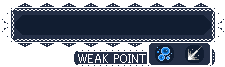
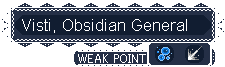
Layered file, before and after one edit (w=225, h=67). Changes by layer:
renamed "Pasted Layer" to "Visti, Obsidian General", showed it, moved it above "BG", painted on it over (22, 19, 187, 33)
